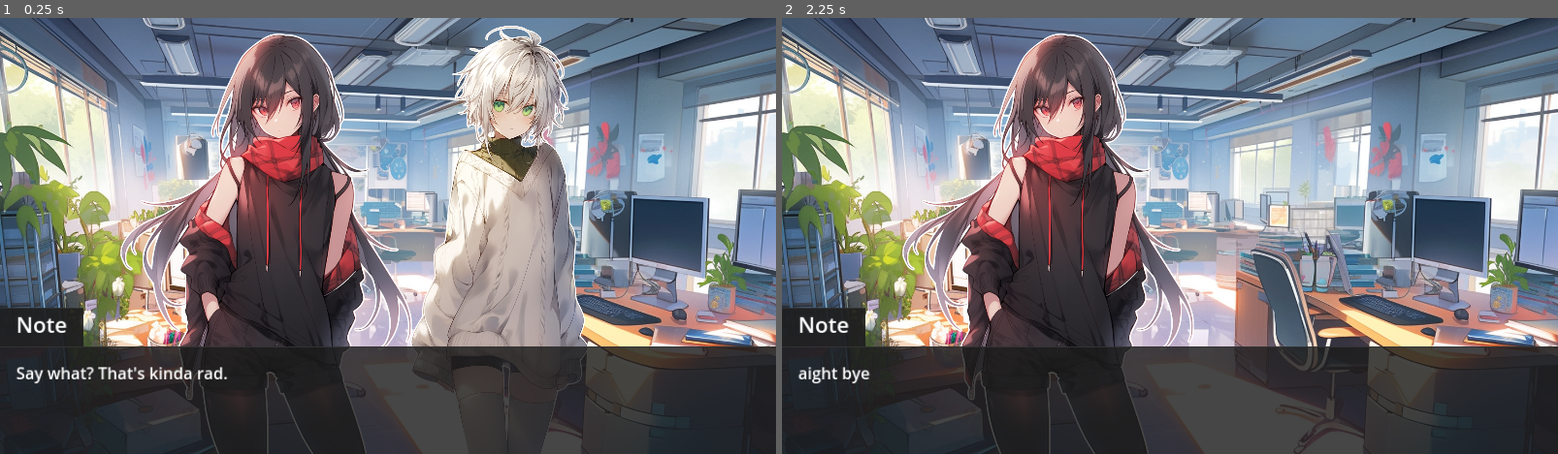
Above: before the commit, frames 1-2 (left to right).
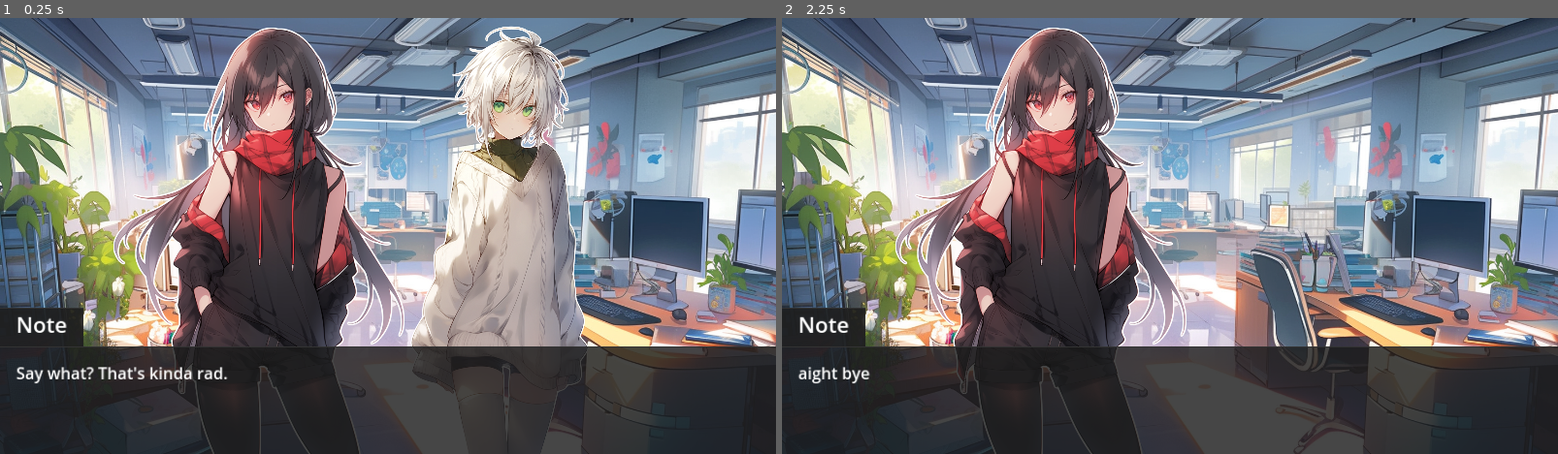
Above: after the commit, the same moments.

Repository: itsMapleLeaf/lovenote
Game: Godot game, scene res://engine/game.tscn
The game is run twice, just before and just after one commit, with the same random seed, the same clock (stepped at 60 frames per second) and the same inputs.
Inputs:
- Up to frame 1 (0.25 s): no input
- Up to frame 2 (2.25 s): tap Enter at 0.5, 2 s; hold Right (dialog_next) 0.53-1.28 s; tap Space at 1.25 s; tap Left (dialog_prev) at 1.35 s; hold Right (dialog_next) from 2.03 s (still down)

The runs differ from the first frame. In frame 1, 10% of the frame differs, in the area x 14-76%, y 1-100%; in frame 2, 9.0%.

Commit message:
anchor character to bottom center

Diff:
--- a/content/characters/ryder.tscn
+++ b/content/characters/ryder.tscn
@@ -5,5 +5,7 @@
 [node name="Ryder" instance=ExtResource("1_xqr0v")]
 
 [node name="BaseTransform" parent="." index="0"]
-offset_top = -301.0
-offset_bottom = 391.0
+offset_left = -245.0
+offset_top = -634.0
+offset_right = 208.0
+offset_bottom = 58.0
--- a/engine/character.tscn
+++ b/engine/character.tscn
@@ -5,13 +5,13 @@
 
 [node name="Character" type="Control"]
 layout_mode = 3
-anchors_preset = 8
+anchors_preset = 7
 anchor_left = 0.5
-anchor_top = 0.5
+anchor_top = 1.0
 anchor_right = 0.5
-anchor_bottom = 0.5
+anchor_bottom = 1.0
 grow_horizontal = 2
-grow_vertical = 2
+grow_vertical = 0
 script = ExtResource("1_xmiif")
 
 [node name="BaseTransform" type="Control" parent="."]
@@ -20,9 +20,9 @@
 anchor_right = 1.0
 anchor_bottom = 1.0
 offset_left = -234.0
-offset_top = -313.0
+offset_top = -636.0
 offset_right = 219.0
-offset_bottom = 341.0
+offset_bottom = 18.0
 grow_horizontal = 2
 grow_vertical = 2
 metadata/_edit_group_ = true
